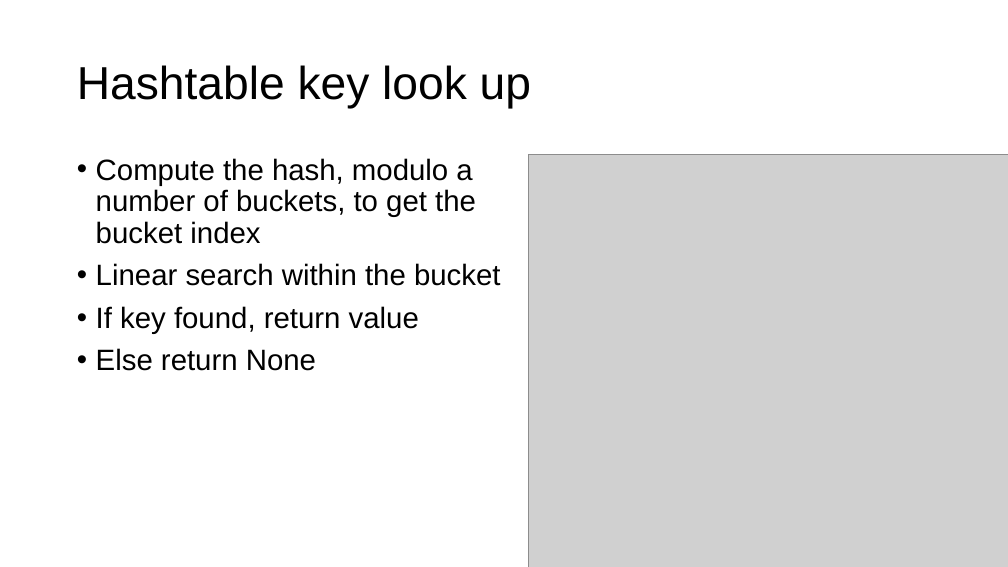
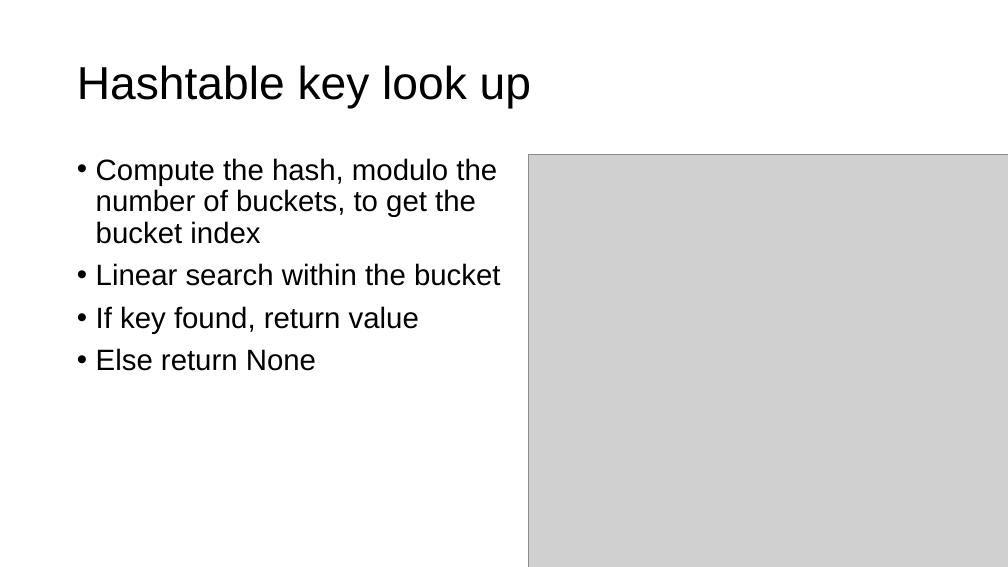
Before and after one commit to parrt/msds692, a slide deck: slide 24 of notes/hashtable.pptx. Drawn at 1008x567 pixels with LibreOffice and Linux fonts; fonts in the diff are those of the drawing; grey boxes stand for pictures; background and template pictures are left out. Boxes give left, top, right and bottom in pixels: in the first picture for what was removed or moved away, otherwise in the second. Text is boxed around its words. In the diff, an @@ line names an element or a change of style, - is before the commit and + after.

```diff
--- a/notes/hashtable.pptx
+++ b/notes/hashtable.pptx
@@ text at <box>96,158,497,244</box>: text changed @@
-• Compute the hash, modulo a number of buckets, to get the bucket index
+• Compute the hash, modulo the number of buckets, to get the bucket index
```
Also in this commit, not shown: 11 other slides changed, 2 other files.
